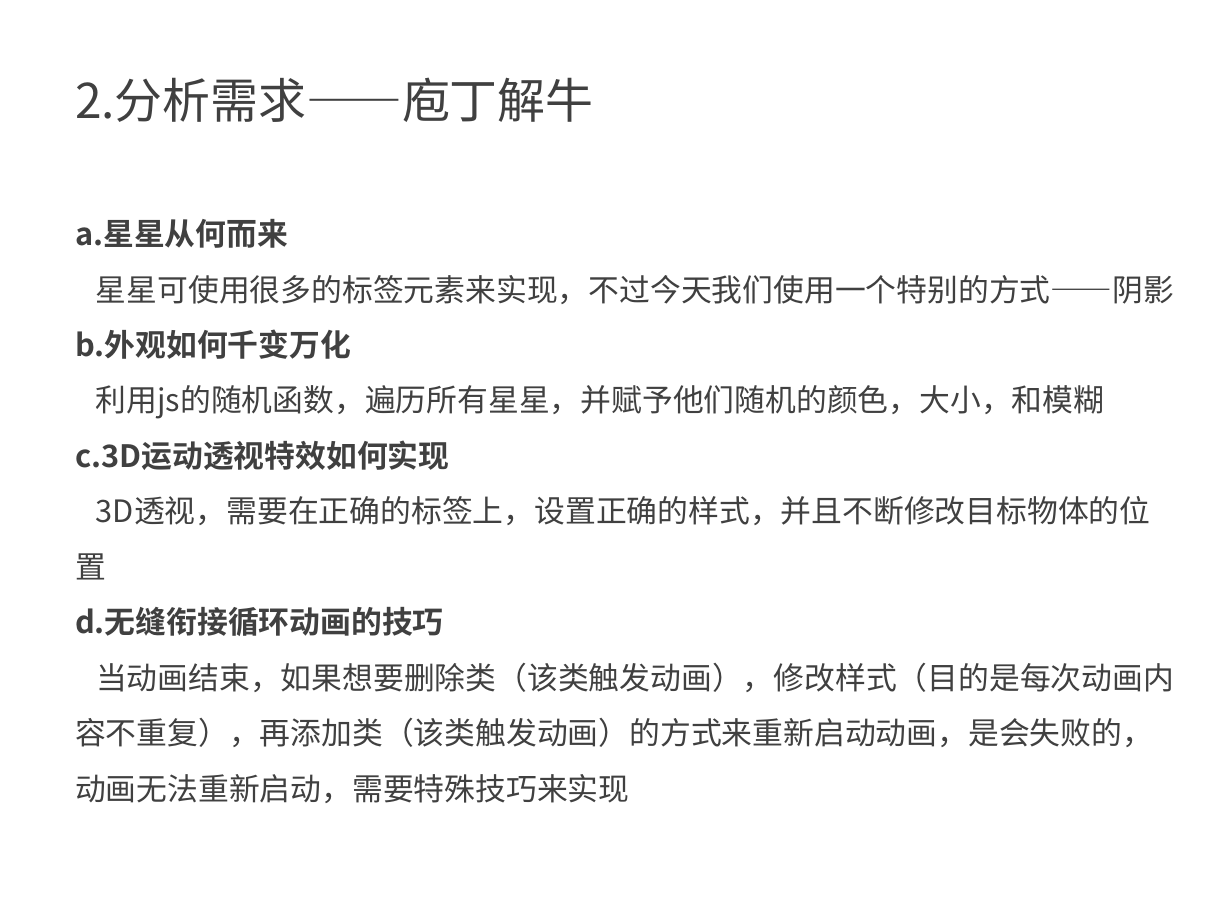
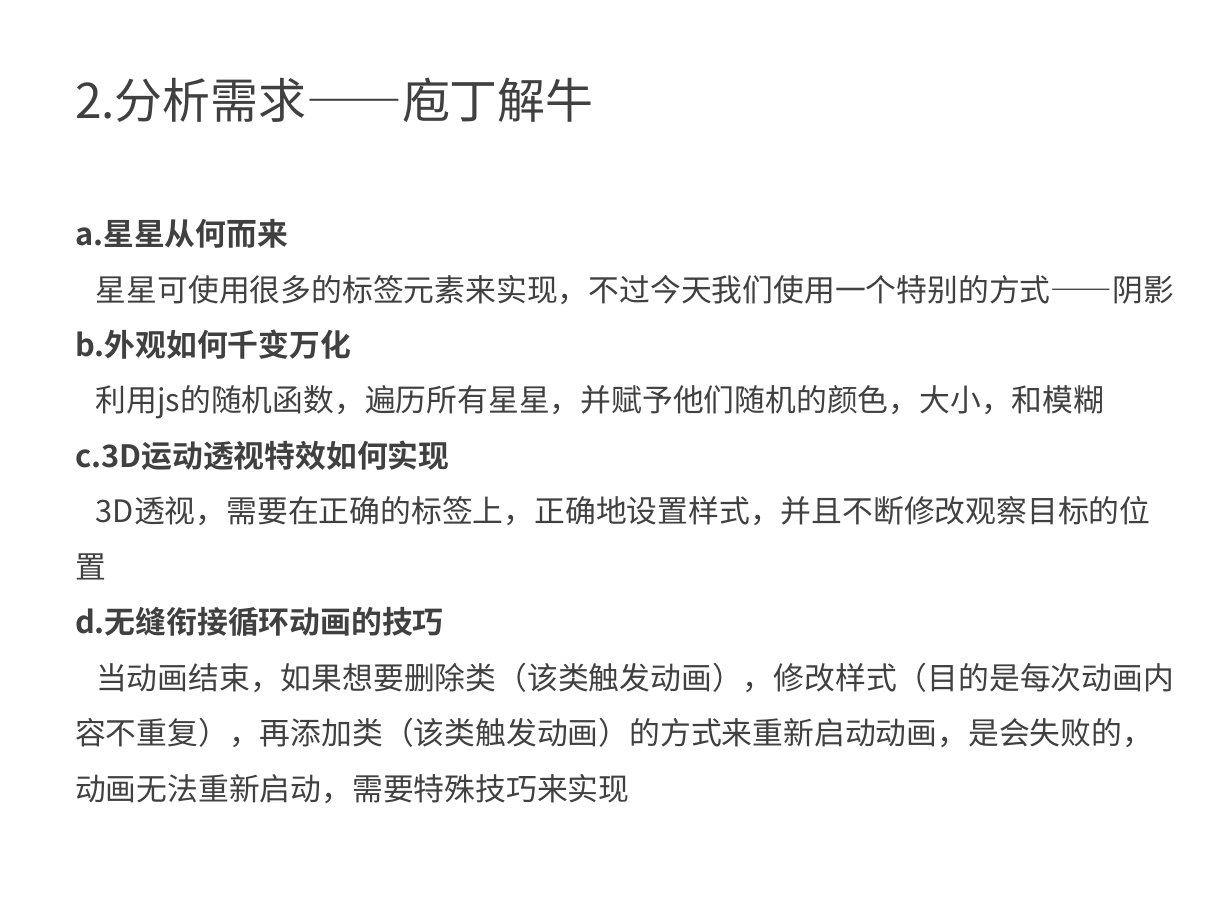
Before and after one commit to kong66/webAni, a slide deck: slide 3 of 4-stars/stars.pptx. Drawn at 1232x924 pixels with LibreOffice and Linux fonts; fonts in the diff are those of the drawing. Boxes give left, top, right and bottom in pixels: in the first picture for what was removed or moved away, otherwise in the second. Text is boxed around its words. In the diff, an @@ line names an element or a change of style, - is before the commit and + after.

```diff
--- a/4-stars/stars.pptx
+++ b/4-stars/stars.pptx
@@ text at (75, 496, 1151, 580): text changed @@
-3D透视，需要在正确的标签上，设置正确的样式，并且不断修改目标物体的位置
+3D透视，需要在正确的标签上，正确地设置样式，并且不断修改观察目标的位置
```
Also in this commit, not shown: 6 slides added, 3 other files.
